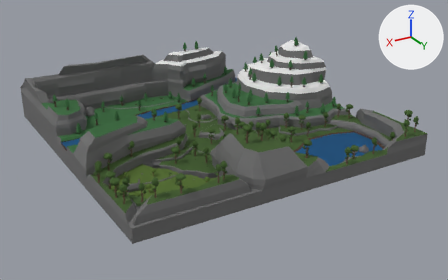
Two versions of the FBX model Natureba3D/Assets/Resources/Models/Landscape.fbx, one commit apart.
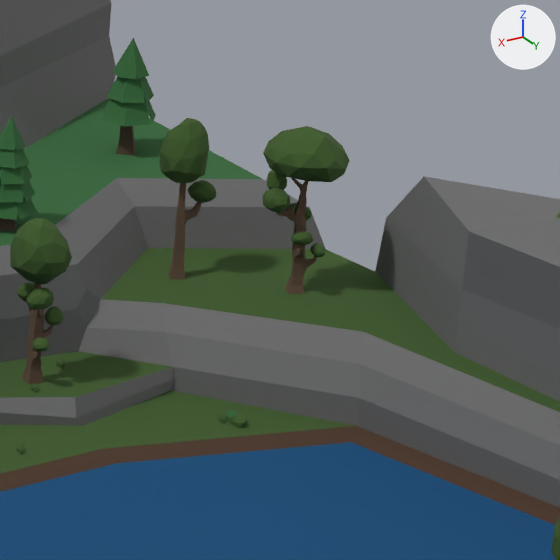
Each version appears first whole from a 50 mm lens placed at (242.6, 428.2, 230.6), pointed at (-6.2, 13.5, 23.2), and next in a close-up on the part from 72% to 83% of the width and 33% to 51% of the height. Arrows for +X, +Y and +Z are at upper right; the lights stay in place. The last two pictures show the newer version. Where no turn or scale is listed for an object, it has been applied to the vertices.

Objects in the first close-up: 'Ground', 'Lake', 'PineTree1Foliage.008', 'PineTree2Foliage.009', 'SequoiaTree1.007', 'SequoiaTree1Foliage.007', 'SequoiaTree2.005', 'SequoiaTree2Foliage.005', 'SequoiaTree3.007', 'SequoiaTree3Foliage.007' and 4 more.
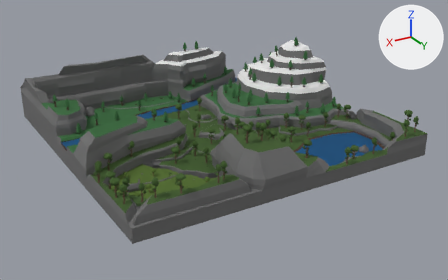
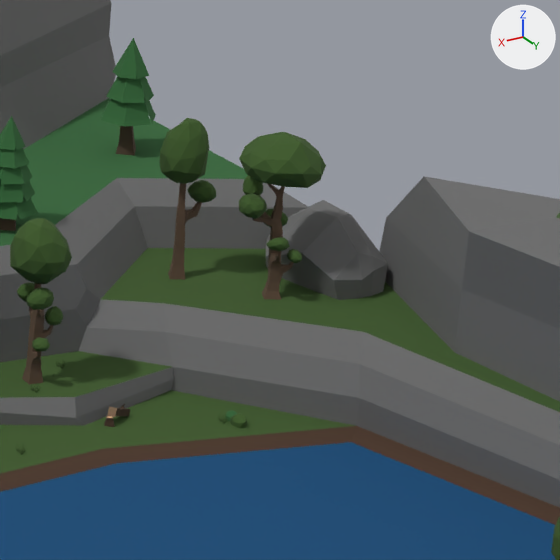
Location of each change, [x1, y1, x2, y2] in pixels of the close-ups (560 x 560 px):
```json
{"object": "Rock1.017", "change": "added", "after": [266, 200, 388, 300]}
{"object": "SequoiaTree1Foliage.007", "change": "moved", "before": [263, 126, 350, 258], "after": [239, 132, 326, 263]}
{"object": "SequoiaTree1.007", "change": "moved", "before": [276, 178, 317, 294], "after": [253, 184, 294, 300]}
{"object": "FallenTree.006", "change": "added", "after": [108, 404, 130, 417]}
{"object": "TreeStump.008", "change": "added", "after": [104, 415, 114, 427]}
```

Edits to the scene script, one JSON object a line:
```json
{"op": "set", "path": "ob_sequoiatree1_007.location", "old": "(-116.7, 44.1, 30.46)", "new": "(-114.25, 44.1, 30.46)"}
{"op": "add", "block": "ob_treestump_008", "code": ["ob_treestump_008 = bpy.data.objects.new('TreeStump.008', me_treestump_mesh)", "ob_treestump_008.location = (-95.3, 47.57, 24.87)", "ob_treestump_008.rotation_euler = (1.571, 0.0, -2.281)  # degrees (90, 0, -131)"]}
{"op": "add", "block": "ob_rock1_017", "code": ["ob_rock1_017 = bpy.data.objects.new('Rock1.017', me_rock1_mesh)", "ob_rock1_017.location = (-120.94, 42.79, 32.04)", "ob_rock1_017.rotation_euler = (1.571, 0.0, 1.901)  # degrees (90, 0, 109)", "ob_rock1_017.scale = (5.48, 5.48, 5.48)"]}
{"op": "add", "block": "ob_fallentree_006", "code": ["ob_fallentree_006 = bpy.data.objects.new('FallenTree.006', me_fallentree_mesh)", "ob_fallentree_006.location = (-95.61, 47.46, 25.84)", "ob_fallentree_006.rotation_euler = (1.49, 0.295, -2.842)  # degrees (85, 17, -163)"]}
```
